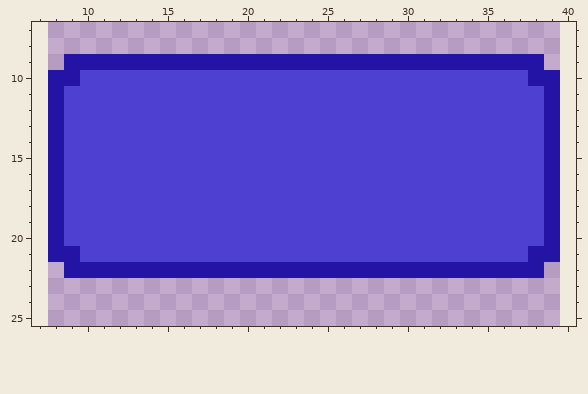
Edited in one commit: pixel-art file (Octopus Tower Defence/Assets/Art/Menu ASSETS/BUTTON.aseprite). The picture above is the old version.
32x32 pixels, 1 frame. Shown: x 7..40, y 7..25. The old version is drawn lined up with the new one, on the new canvas.
New version:
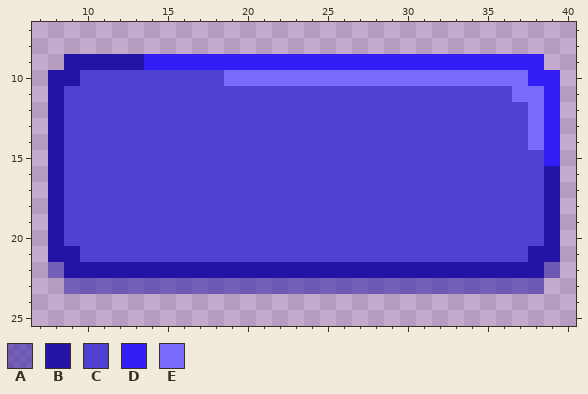
Palette (. is transparent): A #2314a67f  B #2314a6  C #4e40d0  D #331df5  E #796afc
The edit:
canvas 32x32 -> 44x32, the old top-left corner now at 8,0
Colour A is added in row 22 at x 8 and 39; in row 23 at x 9 to 38.
Colour D replaces colour B in row 9 at x 14 to 38; in row 10 at x 38 to 39; in rows 11 to 15 at x 39.
Colour E replaces colour C in row 10 at x 19 to 37; in row 11 at x 37 to 38; in rows 12 to 14 at x 38.
Changed places in both pictures, as pixel boxes (x1, y1, x2, y2):
changed: (144, 54, 560, 166)
added: (48, 262, 560, 294)
